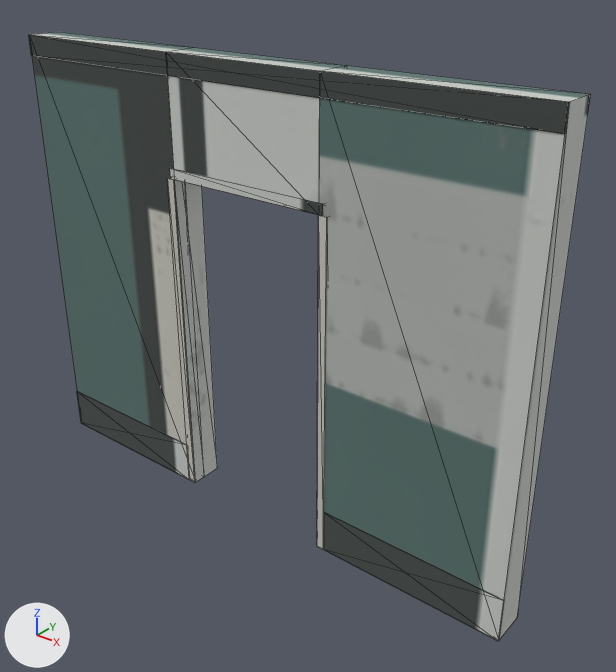
A saved change to the glTF model Assets/Blender/TownKit/assets/facade_doorway_4m.glb.
Rendered twice from a 50 mm lens placed at (5.51, -3.98, 3.92), pointed at (2.31, 0.02, 1.44). Every picture has the same lights, and +X, +Y and +Z are marked at lower left. The picture after the commit comes second. Mesh edges are drawn as thin lines. Objects named as collision shapes, trigger or cutter boxes, shadow casters or lower levels of detail are left out. Where no turn or scale is listed for an object, it has been applied to the vertices. Vertices at exactly the same position are counted once.

Names of what the first picture shows: 'FacadeDoorway'.
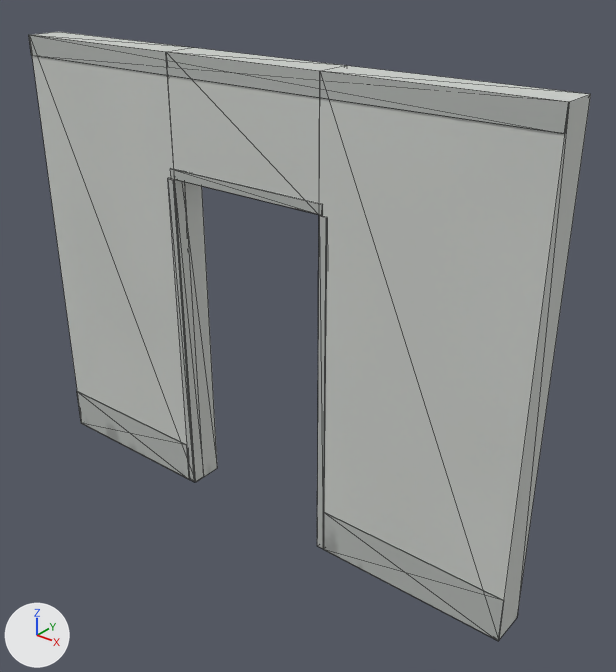
What differs and where, as boxes (x1, y1, x2, y2) in the pictures (616 x 672 px):
part 1 of me_locker_construction_mesh_033, cut back
    before: (167, 168, 327, 550)
    after: (168, 168, 327, 549)
part 2 of me_locker_construction_mesh_033, surface changed (lighter)
    both: (29, 32, 591, 641)

What changed in the scene script:
```text
Change me_locker_construction_mesh_033:
    used by ob_facadedoorway; location = (0.0, 0.0, 0.0)
    remove me_locker_construction_mesh_033.from_pydata(...)  # 68 vertices, 108 faces; spans x 0.0..4.0, y -0.25..0.0, z 0.0..3.2
    add me_locker_construction_mesh_033.from_pydata(...)  # 116 vertices, 204 faces; spans x 0.0..4.0, y -0.25..0.0, z 0.0..3.2
    me_locker_construction_mesh_033 part 1
    30 faces are deleted
    40 vertices are added at x 1.34..2.66, y -0.25..-0.15, z 0.0..2.47
    8 new vertices lie (0.05, 0.0, 0.0) away from vertices in x 1.34, y -0.25..-0.15, z 0.0..2.4
    126 new faces join them
    me_locker_construction_mesh_033 part 2: 78 kept faces spanning x 0.0..4.0, y -0.25..0.0, z 0.0..3.2 get new texture (UV) coordinates
```
